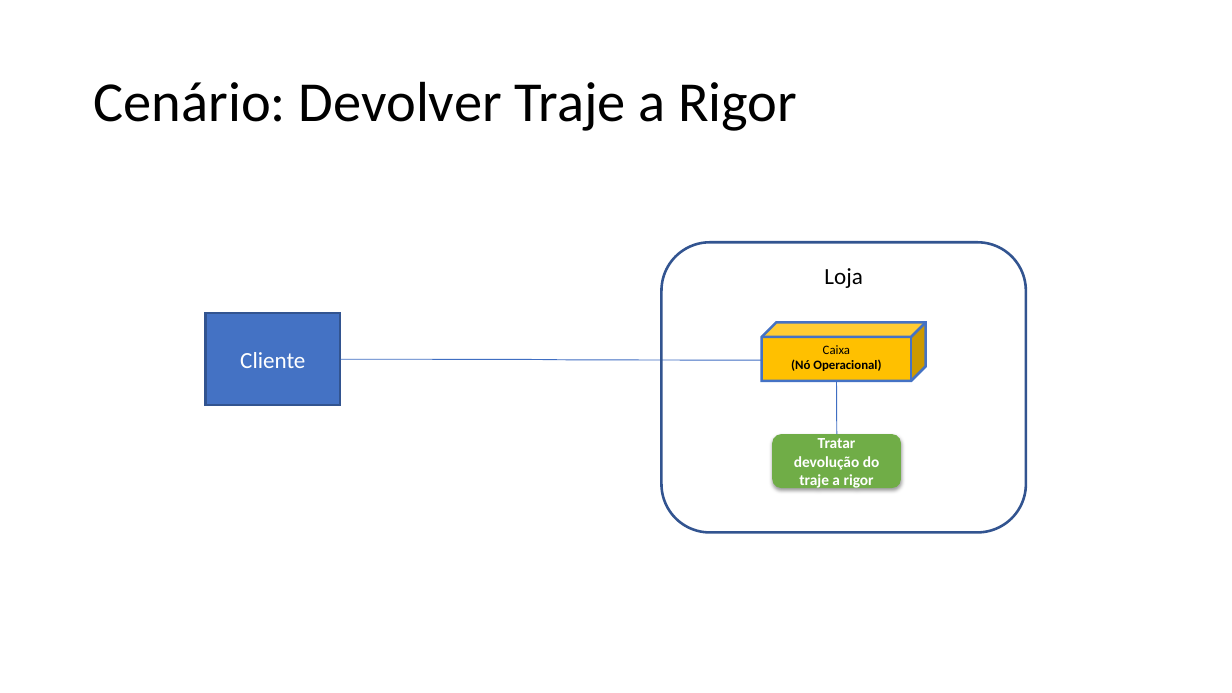
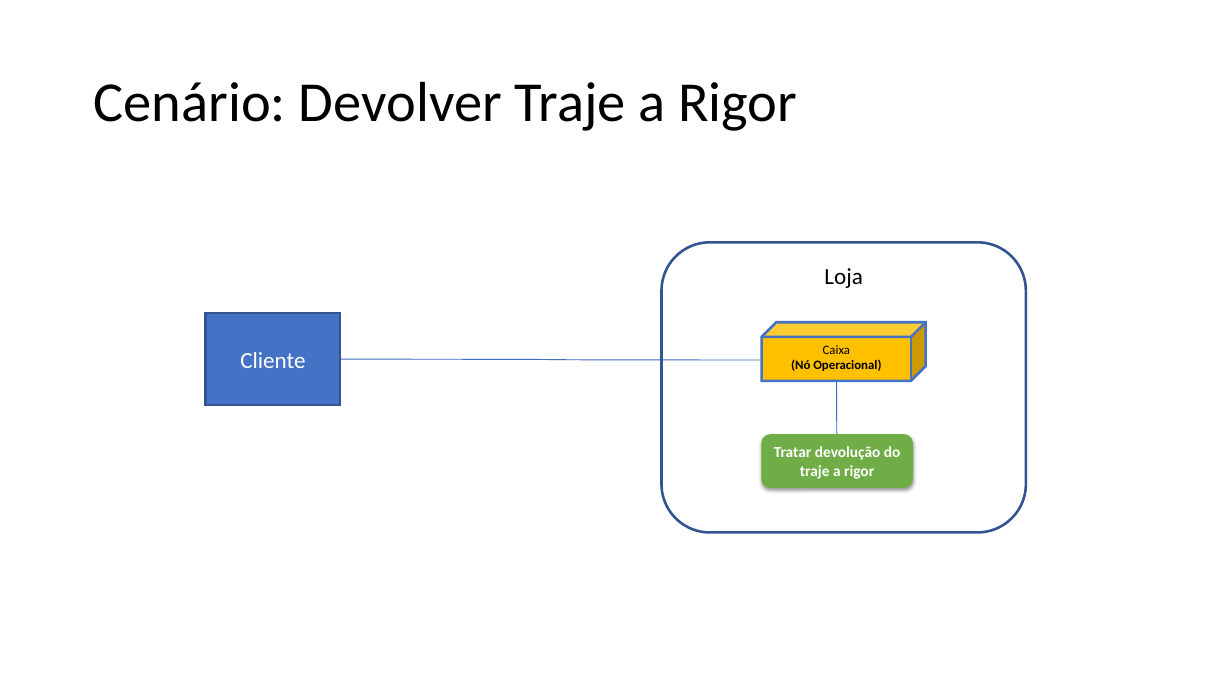
Before and after one commit to grupopenelopechavosa/OPE---Faculdade-Impacta, a slide deck: slide 4 of 15 - Arquitetura de Negócio para cada Cenário.pptx. Drawn at 1232x693 pixels with LibreOffice and Linux fonts; fonts in the diff are those of the drawing. Boxes give left, top, right and bottom in pixels: in the first picture for what was removed or moved away, otherwise in the second. Text is boxed around its words. In the diff, an @@ line names an element or a change of style, - is before the commit and + after.

```diff
--- a/15 - Arquitetura de Negócio para cada Cenário.pptx
+++ b/15 - Arquitetura de Negócio para cada Cenário.pptx
@@ rounded rectangle "Tratar devolução do traje a ...": place and size @@
-rounded rectangle "Tratar devolução do traje a ..." at bbox=[773, 434, 901, 488]
+rounded rectangle "Tratar devolução do traje a ..." at bbox=[762, 434, 913, 488]
```
Also in this commit, not shown: 2 other slides changed, 9 other files.
